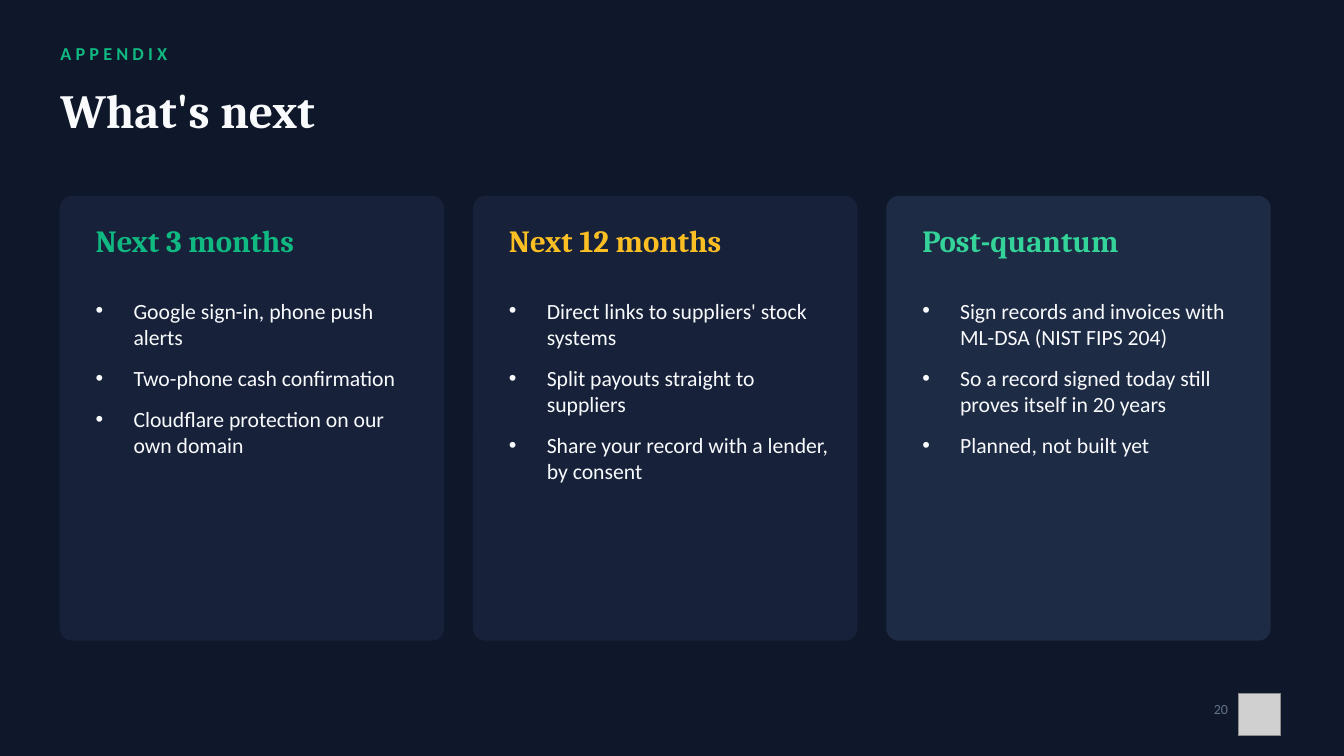
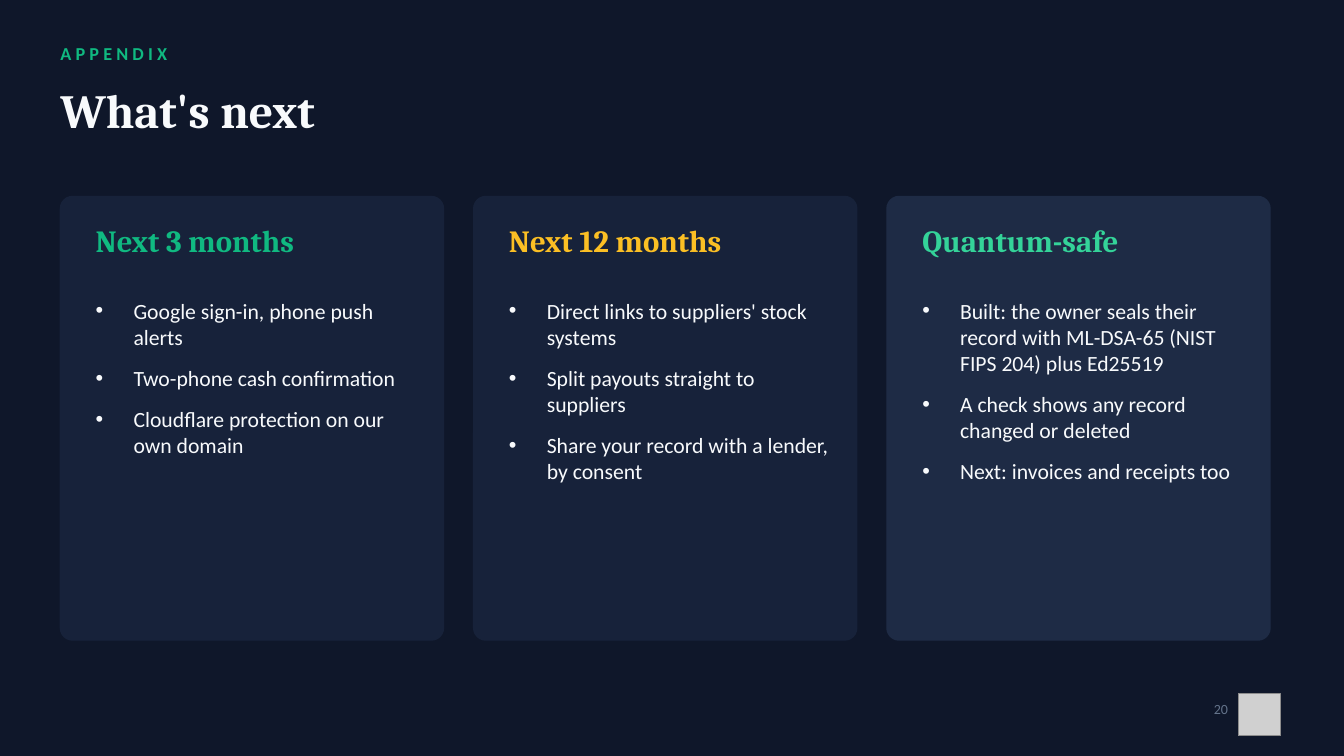
Before and after one commit to Mandla78/KasiFlow, a slide deck: slide 20 of docs/submission/05_final_submission/Akayza_Pitch_TeamPR.pptx. Drawn at 1344x756 pixels with LibreOffice and Linux fonts; fonts in the diff are those of the drawing; grey boxes stand for pictures. Boxes give left, top, right and bottom in pixels: in the first picture for what was removed or moved away, otherwise in the second. Text is boxed around its words. In the diff, an @@ line names an element or a change of style, - is before the commit and + after.

```diff
--- a/docs/submission/05_final_submission/Akayza_Pitch_TeamPR.pptx
+++ b/docs/submission/05_final_submission/Akayza_Pitch_TeamPR.pptx
@@ text at (922, 230, 1118, 257): text changed @@
-Post-quantum
+Quantum-safe
@@ text at (960, 304, 1230, 483): text changed @@
-• Sign records and invoices with ML-DSA (NIST FIPS 204)
-• So a record signed today still proves itself in 20 years
-• Planned, not built yet
+• Built: the owner seals their record with ML-DSA-65 (NIST FIPS 204) plus Ed25519
+• A check shows any record changed or deleted
+• Next: invoices and receipts too
```
Also in this commit, not shown: 1 other file.
